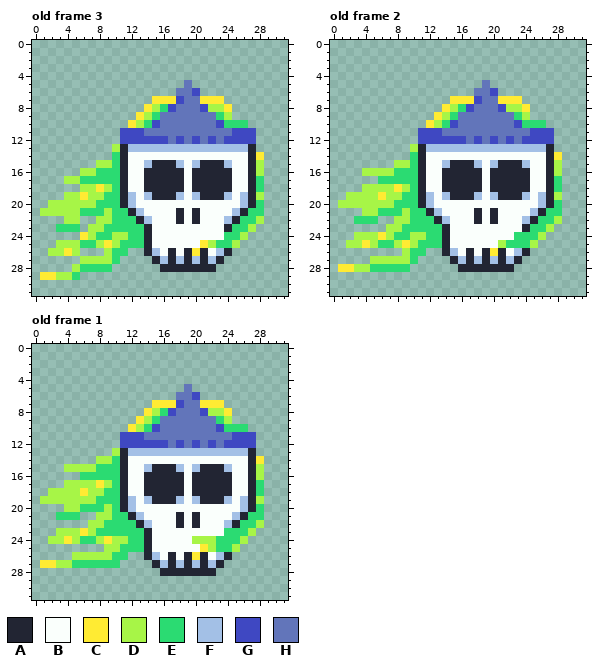
Two states of a pixel-art file, src/characters/enemies/path-follow-enemy/funayurei/FunaYurei.aseprite. This is how it looked before the edit.
32x32 pixels, 3 frames. Shown: old frame 3, old frame 2, old frame 1. The commit also changed other frames, which this record leaves out.
Palette (. is transparent): A #222533  B #fafffc  C #ffeb33  D #a7f547  E #2bdb72  F #a3c0e6  G #3f48c2  H #6275ba
After:
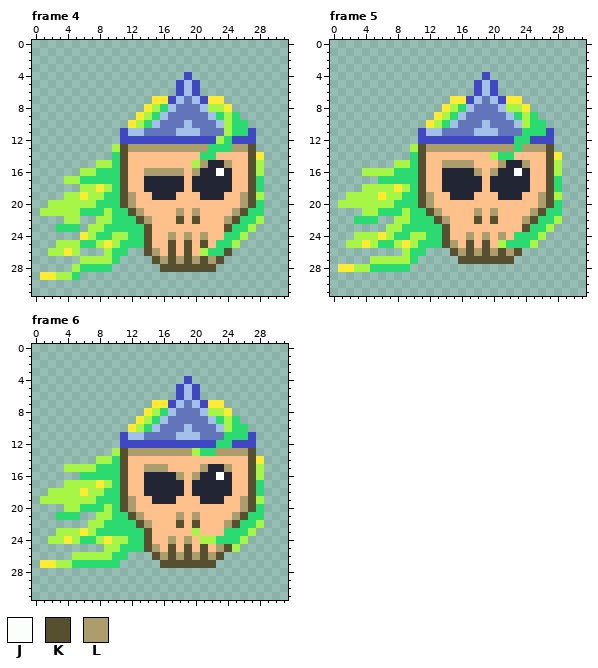
Colours new in this view: J #fafffc  K #575030  L #ab9e6c
A new or re-ordered frame is compared with the old frame closest to it.
What changed:
frames 3 -> 6
layer "hat" added
colour B: #fafffc -> #ffc18b
Frame 4 is new; against old frame 3, layers "hair", "hat", "head":
y 4: x 19 . -> G
y 5: x 18..20 .H. -> GFG
y 6: x 18..19 HH -> GF
y 7: x 17..18 CG -> GF; x 20..21 HC -> FG
y 8: x 17 G -> F; x 21 G -> F
y 9: x 16 H -> F; x 22 H -> F; x 25 . -> E
y 10: x 15 G -> F; x 19 H -> F; x 23..24 GE -> FD
y 11: x 12..13 GG -> FF; x 18..20 HHH -> FFF; x 24..26 HGG -> DEE
y 12: x 17 H -> G; x 19 H -> G; x 21 H -> G; x 23..24 HG -> DE
y 13: x 11..27 AFFFFFFFFFFFFFFFA -> KLLLLLLLLLLEEELLK
y 14: x 11 A -> K; x 21..22 BB -> EE; x 27 A -> K
y 15: x 11 A -> K; x 14..18 FAAAF -> BBBBB; x 20..21 FA -> DL; x 24 F -> L; x 27 A -> K
y 16: x 11 A -> K; x 14..18 AAAAA -> LLLLL; x 20 A -> L; x 23 A -> J; x 27 A -> K
y 17..18: x 11 A -> K; x 27 A -> K
y 19: x 11..12 AF -> KL; x 14 F -> B; x 18 F -> B; x 20 F -> B; x 24 F -> B; x 26..27 FA -> LK
y 20: x 11..12 AF -> KL; x 26..27 FA -> LK
y 21: x 12..13 AF -> KL; x 18 A -> L; x 20 A -> L; x 25..26 FA -> LK
y 22: x 13..14 AF -> KL; x 18 A -> K; x 20 A -> K; x 24..25 FA -> LK
y 23: x 14 A -> K; x 24 A -> K
y 24: x 14 A -> K; x 17 B -> L; x 19 B -> L; x 21 B -> L
y 25: x 14 A -> K; x 17 B -> K; x 19 B -> K; x 21..22 CD -> KB
y 26: x 14..15 AF -> KL; x 17 A -> K; x 19..24 ACABFA -> KBDEEK
y 27: x 15..23 AFAFAFAFA -> KLKLKLKLK
y 28: x 16..22 AAAAAAA -> KKKKKKK
Frame 5 is new; against old frame 2, layers "hair", "hat", "head":
y 4: x 19 . -> G
y 5: x 18..20 .H. -> GFG
y 6: x 18..19 HH -> GF
y 7: x 17..18 CG -> GF; x 20..21 HC -> FG
y 8: x 17 G -> F; x 21 G -> F
y 9: x 16 H -> F; x 22 H -> F; x 25 . -> E
y 10: x 15 G -> F; x 19 H -> F; x 23..24 GE -> FD
y 11: x 12..13 GG -> FF; x 18..20 HHH -> FFF; x 24..26 HGG -> EEE
y 12: x 17 H -> G; x 19 H -> G; x 21 H -> G; x 23..24 HG -> EE
y 13: x 11..27 AFFFFFFFFFFFFFFFA -> KLLLLLLLLLLLELLLK
y 14: x 11 A -> K; x 20..22 BBB -> DEE; x 27 A -> K
y 15: x 11 A -> K; x 14..18 FAAAF -> LLLLB; x 20..21 FA -> BL; x 24 F -> L; x 27 A -> K
y 16: x 11 A -> K; x 18 A -> L; x 20 A -> L; x 23 A -> J; x 27 A -> K
y 17..18: x 11 A -> K; x 27 A -> K
y 19: x 11..12 AF -> KL; x 14 F -> B; x 18 F -> B; x 20 F -> B; x 24 F -> B; x 26..27 FA -> LK
y 20: x 11..12 AF -> KL; x 26..27 FA -> LK
y 21: x 12..13 AF -> KL; x 18 A -> L; x 20 A -> L; x 25..26 FA -> LK
y 22: x 13..14 AF -> KL; x 18 A -> K; x 20 A -> K; x 24..25 FA -> LK
y 23: x 14 A -> K; x 24 A -> K
y 24: x 14 A -> K; x 17 B -> L; x 19 B -> L; x 21 B -> L
y 25: x 14..15 AB -> KL; x 17 B -> K; x 19 B -> K
y 26: x 14..24 AFBABACABFA -> .KLKLKLKLK.
y 27: x 15..23 AFAFAFAFA -> .KKKKKKK.
y 28: x 16..22 AAAAAAA -> .......
Frame 6 is new; against old frame 1, layers "hair", "hat", "head":
y 4: x 19 . -> G
y 5: x 18..20 .H. -> GFG
y 6: x 18..19 HH -> GF
y 7: x 17..18 CG -> GF; x 20..21 HC -> FG
y 8: x 17 G -> F; x 21 G -> F
y 9: x 16 H -> F; x 22 H -> F; x 25 . -> E
y 10: x 15 G -> F; x 19 H -> F; x 23..24 GE -> FD
y 11: x 12..13 GG -> FF; x 18..20 HHH -> FFF; x 24..26 HGG -> EEE
y 12: x 17 H -> G; x 19 H -> G; x 21 H -> G; x 23..24 HG -> EE
y 13: x 11..27 AFFFFFFFFFFFFFFFA -> KLLLLLLLLDEELLLLK
y 14: x 11 A -> K; x 27 A -> K
y 15: x 11 A -> K; x 14..18 FAAAF -> LLLBB; x 20..21 FA -> BL; x 24 F -> L; x 27 A -> K
y 16: x 11 A -> K; x 18 A -> L; x 20 A -> L; x 23 A -> J; x 27 A -> K
y 17..18: x 11 A -> K; x 27 A -> K
y 19: x 11..12 AF -> KL; x 14 F -> B; x 18 F -> B; x 20 F -> B; x 24 F -> B; x 26..27 FA -> LK
y 20: x 11..12 AF -> KL; x 26..27 FA -> LK
y 21: x 12..13 AF -> KL; x 18 A -> L; x 20 A -> L; x 25..26 FA -> LK
y 22: x 13..14 AF -> KL; x 18 A -> K; x 20 A -> K; x 24..25 FA -> LK
y 23: x 14 A -> K; x 20 B -> D
y 24: x 14 A -> K; x 17 B -> L; x 19..20 BD -> LB
y 25: x 14..15 AB -> KL; x 17 B -> K; x 19 B -> K; x 21..24 CDEE -> KBLK
y 26: x 14..24 AFBABACABFA -> .KLKLKLKLK.
y 27: x 15..23 AFAFAFAFA -> .KKKKKKK.
y 28: x 16..22 AAAAAAA -> .......
Where, in picture pixels (left, top, right, bottom), the same in both pictures:
changed: (120, 72, 256, 272)
changed: (418, 72, 554, 272)
changed: (120, 376, 256, 576)
